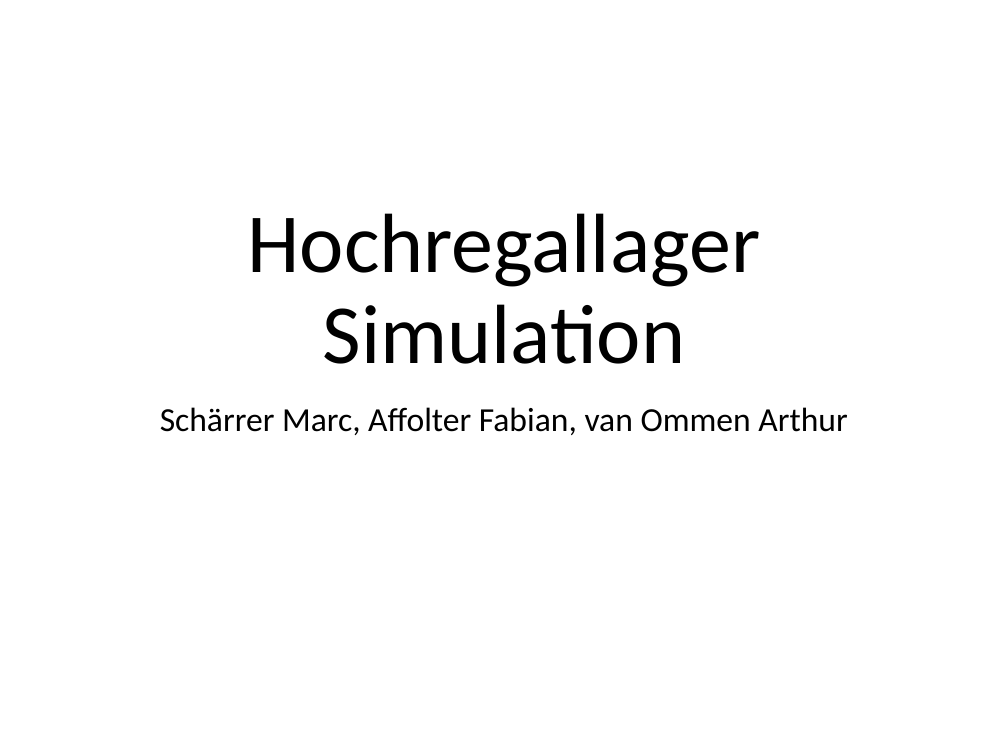
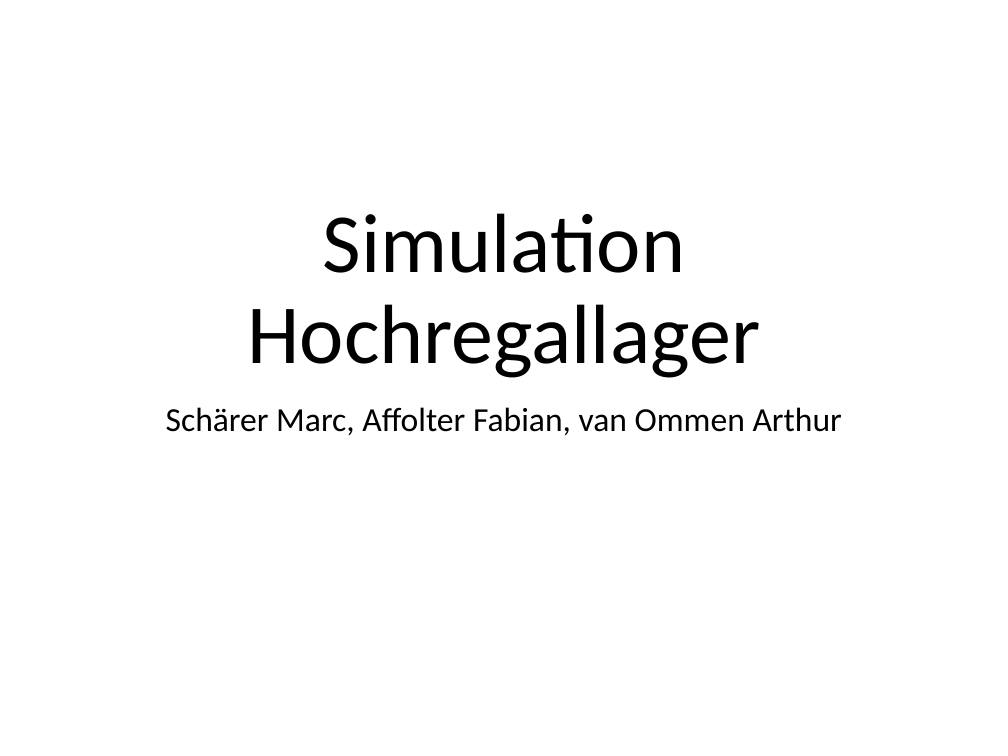
Before and after one commit to fabaff/high-rack-warehouse, a slide deck: slide 1 of docs/Praesentation.pptm. Drawn at 1008x756 pixels with LibreOffice and Linux fonts; fonts in the diff are those of the drawing; background and template pictures are left out. Boxes give left, top, right and bottom in pixels: in the first picture for what was removed or moved away, otherwise in the second. Text is boxed around its words. In the diff, an @@ line names an element or a change of style, - is before the commit and + after.

```diff
--- a/docs/Praesentation.pptm
+++ b/docs/Praesentation.pptm
@@ title at <box>247,213,760,378</box>: text changed @@
-Hochregallager Simulation
+Simulation Hochregallager
@@ subtitle at <box>166,407,842,435</box>: text changed @@
-Schärrer Marc, Affolter Fabian, van Ommen Arthur
+Schärer Marc, Affolter Fabian, van Ommen Arthur
```
Also in this commit, not shown: 2 slides added, 1 other file.
